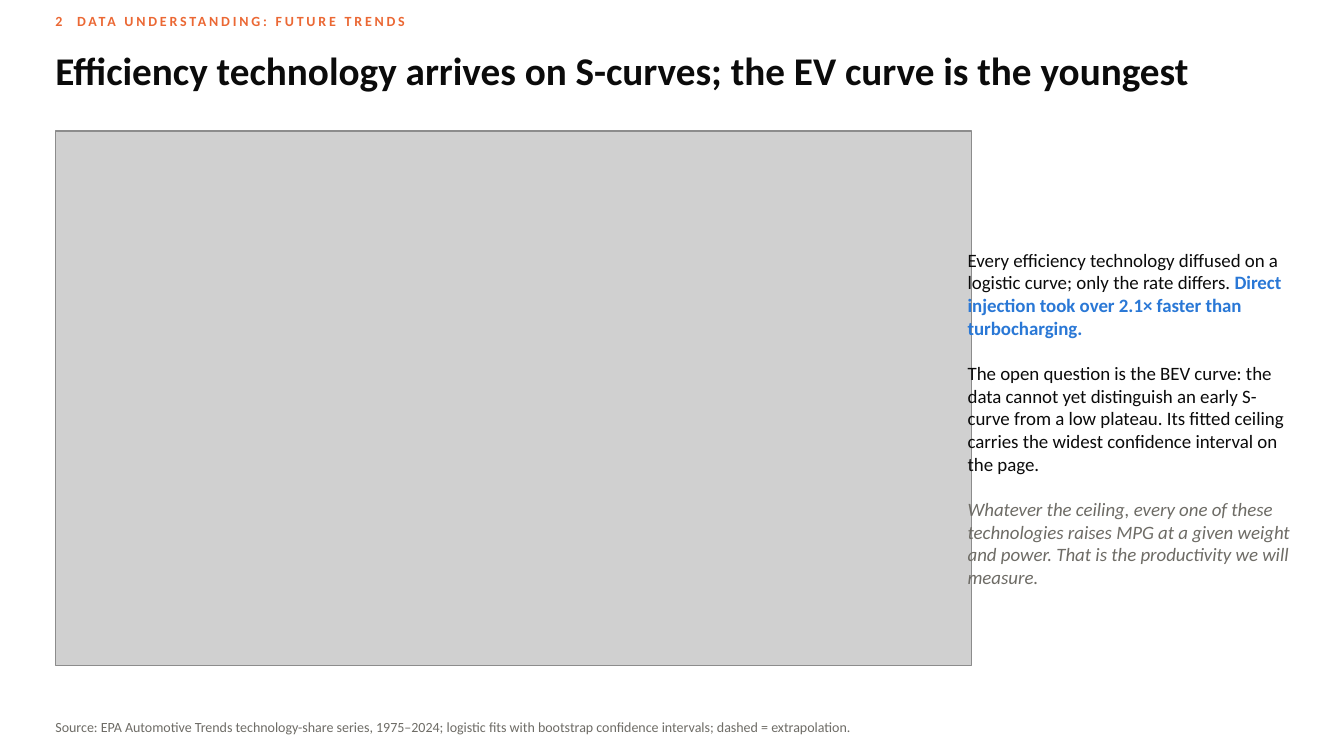
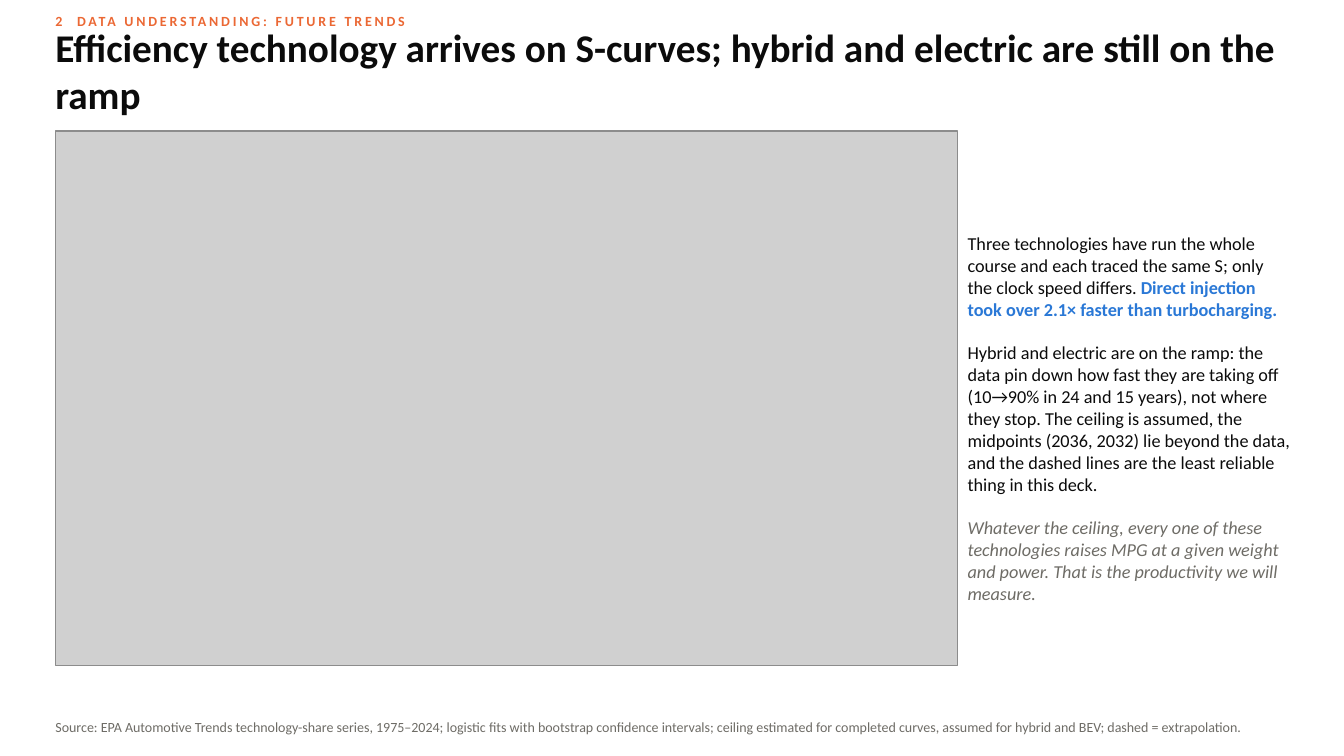
Before and after one commit to SCherwonik/OS3180, a slide deck: slide 7 of MPG Prediction Deck.pptx. Drawn at 1344x756 pixels with LibreOffice and Linux fonts; fonts in the diff are those of the drawing; grey boxes stand for pictures. Boxes give left, top, right and bottom in pixels: in the first picture for what was removed or moved away, otherwise in the second. Text is boxed around its words. In the diff, an @@ line names an element or a change of style, - is before the commit and + after.

```diff
--- a/MPG Prediction Deck.pptx
+++ b/MPG Prediction Deck.pptx
@@ text at (55, 34, 1274, 115): text changed @@
-Efficiency technology arrives on S-curves; the EV curve is the youngest
+Efficiency technology arrives on S-curves; hybrid and electric are still on the ramp
@@ picture: place and size @@
-picture at (55, 131, 972, 665)
+picture at (55, 131, 958, 665)
@@ text at (968, 237, 1290, 600): text changed; size 13.5 to 13 pt @@
-Every efficiency technology diffused on a logistic curve; only the rate differs. Direct injection took over 2.1× faster than turbocharging.
-The open question is the BEV curve: the data cannot yet distinguish an early S-curve from a low plateau. Its fitted ceiling carries the widest confidence interval on the page.
-Whatever the ceiling, every one of these technologies raises MPG at a given weight and power. That is the productivity we will measure.
+Three technologies have run the whole course and each traced the same S; only the clock speed differs. Direct injection took over 2.1× faster than turbocharging.
+Hybrid and electric are on the ramp: the data pin down how fast they are taking off (10→90% in 24 and 15 years), not where they stop. The ceiling is assumed, the midpoints (2036, 2032) lie beyond the data, and the dashed lines are the least reliable thing in this deck.
+Whatever the ceiling, every one of these technologies raises MPG at a given weight and power. That is the productivity we will measure.
@@ text at (55, 722, 1241, 735): text changed @@
-Source: EPA Automotive Trends technology-share series, 1975–2024; logistic fits with bootstrap confidence intervals; dashed = extrapolation.
+Source: EPA Automotive Trends technology-share series, 1975–2024; logistic fits with bootstrap confidence intervals; ceiling estimated for completed curves, assumed for hybrid and BEV; dashed = extrapolation.
```
Also in this commit, not shown: 7 other files.
